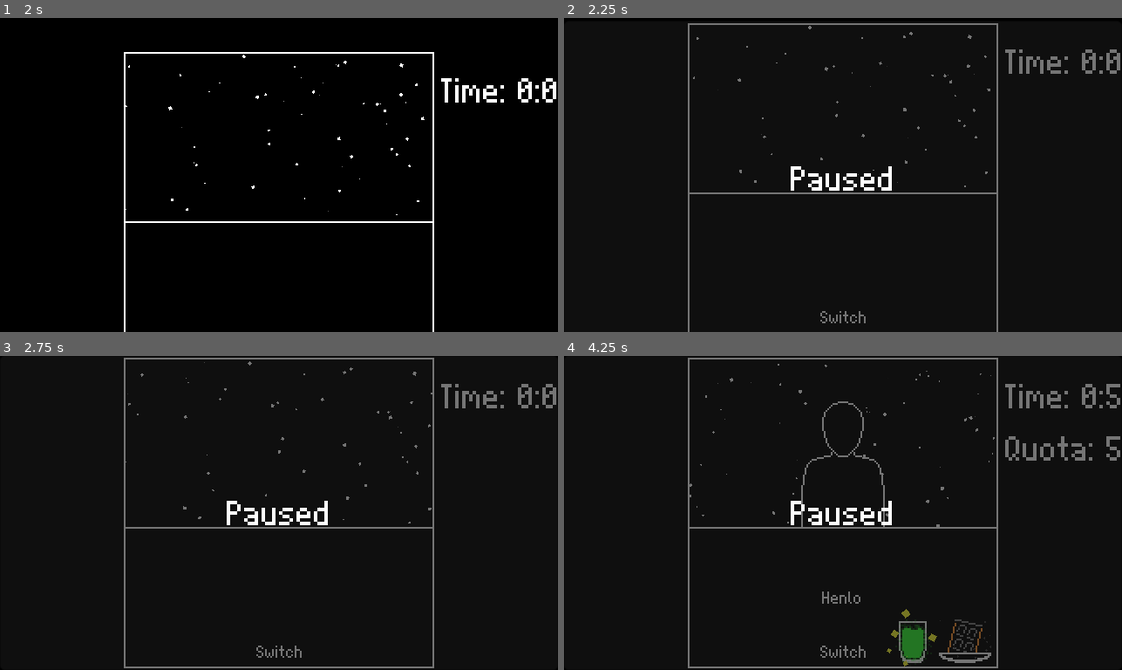
Above: before the commit, frames 1-4 (two rows, left to right).
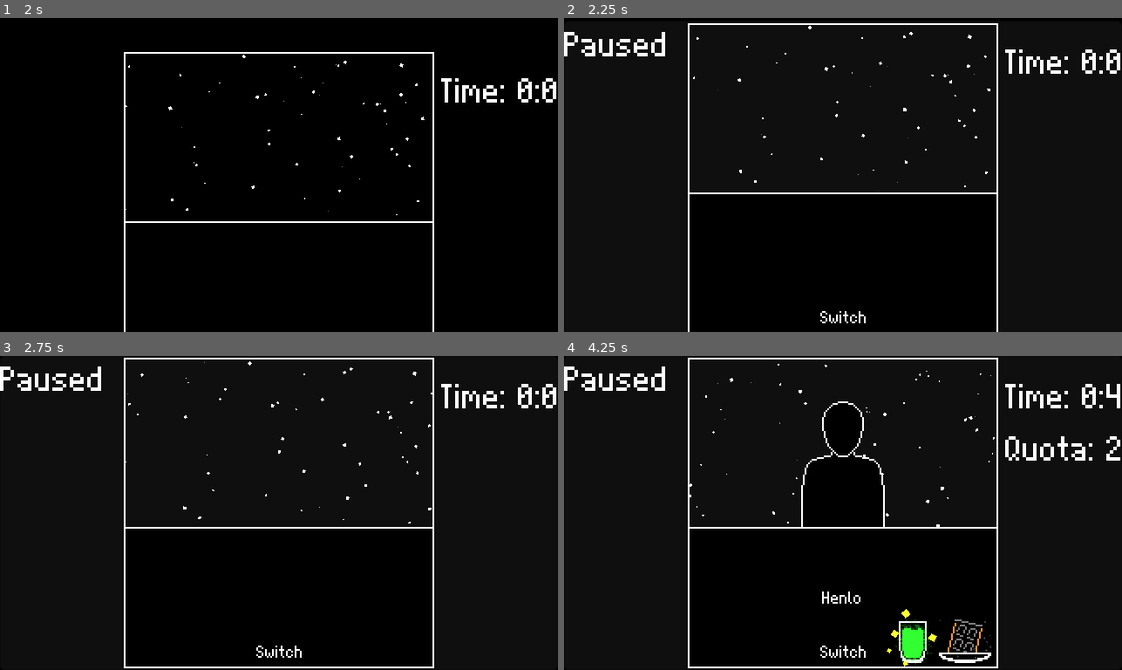
Above: after the commit, the same moments.

Repository: Banalian/BitBiscuit-GMTK2024
Game: Godot game, scene res://Scenes/main_menu.tscn
Same seed, same stepped clock (60 frames per second), same inputs: the game is played once before the commit and once after it.
Inputs (mouse positions are in pixels of both pictures, inside the frame that each line leads up to):
- Up to frame 1 (2 s): click "Play" at 0.5 s; click "Play" at 1.25 s
- Up to frame 2 (2.25 s): tap Enter at 2 s; move the mouse to (965, 159) at 2.02 s; tap P at 2.1 s; click (965, 159) at 2.17 s
- Up to frame 3 (2.75 s): tap Space at 2.27 s
- Up to frame 4 (4.25 s): move the mouse to (731, 528) at 2.77 s; tap P at 2.85, 3.6 s; click (731, 528) at 2.92 s; tap Space at 3.02 s; move the mouse to (898, 443) at 3.52 s; click (898, 443) at 3.67 s

Frame 1 is identical in both runs. In frame 2, 3.0% of the frame differs, in the area x 0-100%, y 1-100%; in frame 3, 3.3%; in frame 4, 5.2%, in the area x 0-100%, y 0-100%.

Commit message:
feat(*): generate rounds if needed and add fail state

Diff:
--- /dev/null
+++ b/Scenes/failed_state_handler.tscn
@@ -0,0 +1,56 @@
+[gd_scene load_steps=2 format=3 uid="uid://trlnhcw3lqtl"]
+
+[ext_resource type="Script" path="res://Scripts/failed_state_handler.gd" id="1_e4110"]
+
+[node name="FailedStateHandler" type="Node2D"]
+script = ExtResource("1_e4110")
+
+[node name="Panel" type="Panel" parent="."]
+visible = false
+z_index = 10
+offset_right = 320.0
+offset_bottom = 180.0
+
+[node name="VBoxContainer" type="VBoxContainer" parent="Panel"]
+z_index = 10
+layout_mode = 1
+anchors_preset = 8
+anchor_left = 0.5
+anchor_top = 0.5
+anchor_right = 0.5
+anchor_bottom = 0.5
+offset_left = -140.0
+offset_top = -55.0
+offset_right = 140.0
+offset_bottom = 55.0
+grow_horizontal = 2
+grow_vertical = 2
+theme_override_constants/separation = 10
+alignment = 1
+
+[node name="Label" type="Label" parent="Panel/VBoxContainer"]
+z_index = 10
+layout_mode = 2
+text = "You failed at pleasing the gods!"
+horizontal_alignment = 1
+vertical_alignment = 1
+
+[node name="FinalCountLabel" type="Label" parent="Panel/VBoxContainer"]
+z_index = 10
+layout_mode = 2
+text = "Final Score : 0 Orders Completed"
+horizontal_alignment = 1
+vertical_alignment = 1
+
+[node name="BackToMenu" type="Button" parent="Panel/VBoxContainer"]
+z_index = 10
+layout_mode = 2
+text = "Back to menu"
+
+[node name="Exit" type="Button" parent="Panel/VBoxContainer"]
+z_index = 10
+layout_mode = 2
+text = "Exit"
+
+[connection signal="pressed" from="Panel/VBoxContainer/BackToMenu" to="." method="_on_back_to_menu_pressed"]
+[connection signal="pressed" from="Panel/VBoxContainer/Exit" to="." method="_on_button_quit_pressed"]
--- a/Scenes/main.tscn
+++ b/Scenes/main.tscn
@@ -1,7 +1,8 @@
-[gd_scene load_steps=38 format=3 uid="uid://ca53ofrpltb0o"]
+[gd_scene load_steps=39 format=3 uid="uid://ca53ofrpltb0o"]
 
 [ext_resource type="Script" path="res://Scripts/main.gd" id="1_o11dq"]
 [ext_resource type="PackedScene" uid="uid://djedvt6g0ujyd" path="res://Scenes/client.tscn" id="2_locgf"]
+[ext_resource type="PackedScene" uid="uid://trlnhcw3lqtl" path="res://Scenes/failed_state_handler.tscn" id="3_1v80o"]
 [ext_resource type="PackedScene" uid="uid://2ei4vqct5fgr" path="res://Scenes/client_tile.tscn" id="3_q87b0"]
 [ext_resource type="PackedScene" uid="uid://yjttqehhf2w4" path="res://Scenes/abstract_ingredient.tscn" id="3_xeuuf"]
 [ext_resource type="Resource" uid="uid://cdwrdu3mfv1y5" path="res://Resources/Bases/planet.tres" id="4_ivq56"]
@@ -78,6 +79,13 @@
 position_smoothing_enabled = true
 position_smoothing_speed = 12.0
 
+[node name="PauseHandler" parent="Camera2D" node_paths=PackedStringArray("_timers") instance=ExtResource("19_c7j6o")]
+position = Vector2(-160, -90)
+_timers = [NodePath("../../GameManager/GameTimer/Timer"), NodePath("../../GameManager/StartGameTimer"), NodePath("../../GameManager/EndRoundTimer"), NodePath("../../GameManager/EndOrderTimer")]
+
+[node name="FailedStateHandler" parent="Camera2D" instance=ExtResource("3_1v80o")]
+position = Vector2(-160, -90)
+
 [node name="ViewTop" type="Panel" parent="."]
 clip_contents = true
 custom_minimum_size = Vector2(178, 178)
@@ -473,9 +481,6 @@
 [node name="OrderDisplay2" parent="GameManager/OrderManager" index="1"]
 position = Vector2(230, 160)
 
-[node name="PauseHandler" parent="." node_paths=PackedStringArray("_timers") instance=ExtResource("19_c7j6o")]
-_timers = [NodePath("../GameManager/GameTimer/Timer"), NodePath("../GameManager/StartGameTimer"), NodePath("../GameManager/EndRoundTimer")]
-
 [node name="Holder" parent="." node_paths=PackedStringArray("root_node") instance=ExtResource("22_irysh")]
 position = Vector2(285, 330)
 root_node = NodePath("..")
@@ -496,5 +501,6 @@
 
 [connection signal="pressed" from="ViewTop/MarginContainer/ViewButton" to="." method="_on_view_button_pressed"]
 [connection signal="pressed" from="ViewBottom/MarginContainer/ViewButton" to="." method="_on_view_button_pressed"]
+[connection signal="failed_state" from="GameManager" to="Camera2D/FailedStateHandler" method="_on_game_manager_failed_state"]
 
 [editable path="GameManager"]
--- a/Scenes/pause_handler.tscn
+++ b/Scenes/pause_handler.tscn
@@ -4,7 +4,7 @@
 
 [node name="PauseHandler" type="Node2D" node_paths=PackedStringArray("_timers")]
 script = ExtResource("1_hd2wo")
-_timers = [NodePath("")]
+_timers = [null]
 
 [node name="Panel" type="Panel" parent="."]
 visible = false
@@ -28,6 +28,7 @@
 alignment = 1
 
 [node name="Label" type="Label" parent="Panel/VBoxContainer"]
+top_level = true
 layout_mode = 2
 text = "Paused"
 horizontal_alignment = 1
--- /dev/null
+++ b/Scripts/failed_state_handler.gd
@@ -0,0 +1,23 @@
+class_name FailedStateHandler
+extends Node2D
+
+@onready var panel: Panel = $Panel
+@onready var final_count_label: Label = $Panel/VBoxContainer/FinalCountLabel
+
+
+func show_fail_state(final_score: int):
+	print("Failed")
+	panel.visible = true
+	final_count_label.text = "Final Score : " + str(final_score) + " Order(s) Completed"
+
+
+func _on_back_to_menu_pressed() -> void:
+	get_tree().change_scene_to_file("res://Scenes/main_menu.tscn")
+
+
+func _on_button_quit_pressed() -> void:
+	get_tree().quit()
+
+
+func _on_game_manager_failed_state(failed_round: RefCounted, failed_round_number: int, final_score: int) -> void:
+	show_fail_state(final_score)
--- a/Scripts/game_manager.gd
+++ b/Scripts/game_manager.gd
@@ -1,6 +1,6 @@
 extends Node
 
-signal failed_state(failed_round: Round, failed_round_number: int)
+signal failed_state(failed_round: Round, failed_round_number: int, final_score:int)
 signal started_round(round: Round, round_number: int)
 signal ended_round(round: Round, round_number: int)
 
@@ -15,9 +15,13 @@
 
 class Round:
 	# Allowed time in second to complete the minimum quota for the round
-	var allowed_time:= 60
+	var allowed_time: float
 	# Minimum amount of order required to complete the Round
-	var order_quota:= 5
+	var order_quota: int
+
+	func _init(p_allowed_time:= 45.0, p_order_quota:= 2):
+		allowed_time = p_allowed_time
+		order_quota = p_order_quota
 
 var rounds: Array[Round] = []
 
@@ -30,13 +34,12 @@
 
 func _init() -> void:
 	# UGLY, but do the data init for the rounds here
-	var round1 = Round.new()
-	var round2 = Round.new()
-	round2.order_quota = 15
+	var testRound = Round.new()
+	var round1 = Round.new(60, 5)
+	var round2 = Round.new(80, 10)
+	rounds.append(testRound)
 	rounds.append(round1)
 	rounds.append(round2)
-	rounds.append(Round.new())
-	rounds.append(Round.new())
 
 
 func _ready() -> void:
@@ -58,14 +61,23 @@
 	ended_round.emit(rounds[_current_round], _completed_order)
 	_in_round = false
 	if _completed_order < rounds[_current_round].order_quota:
-		failed_state.emit(rounds[_current_round], _completed_order)
+		print("not enough orders")
+		failed_state.emit(rounds[_current_round], _current_round, _total_completed_order)
 		return
 	_current_round += 1
 	if rounds.size() < _current_round:
 		# Do something about not having enough round
-		pass
+		generate_additional_round()
 	# Start end round timer
 	end_round_timer.start()
+
+
+func generate_additional_round():
+	# take last order, add X quota and X seconds, hopefully making it impossible at some point
+	var old_round := rounds[rounds.size() - 1]
+	var new_time := old_round.allowed_time + 5.0
+	var new_quota := old_round.order_quota + 3
+	rounds.append(Round.new(new_time, new_quota))
 
 
 func _update_label():
